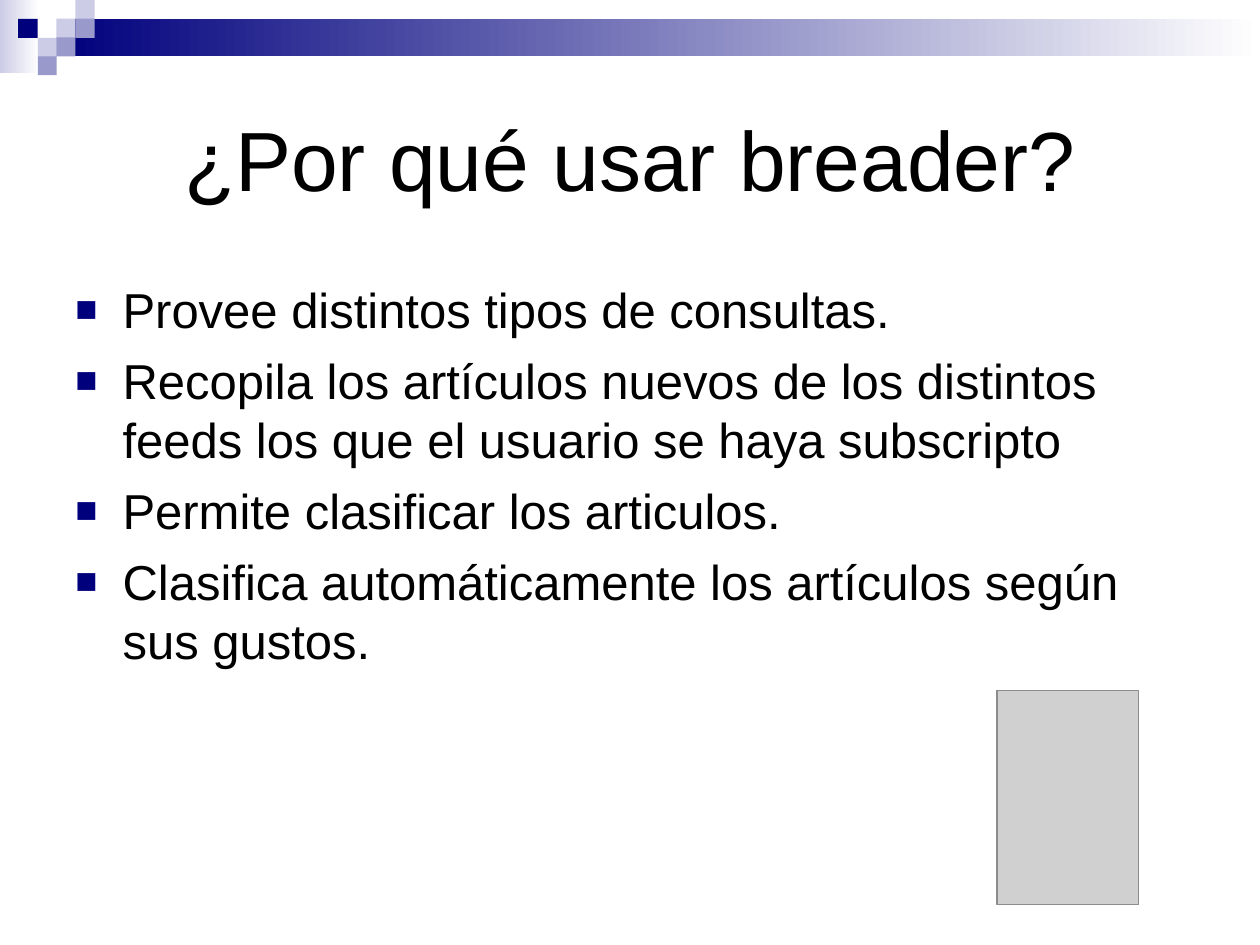
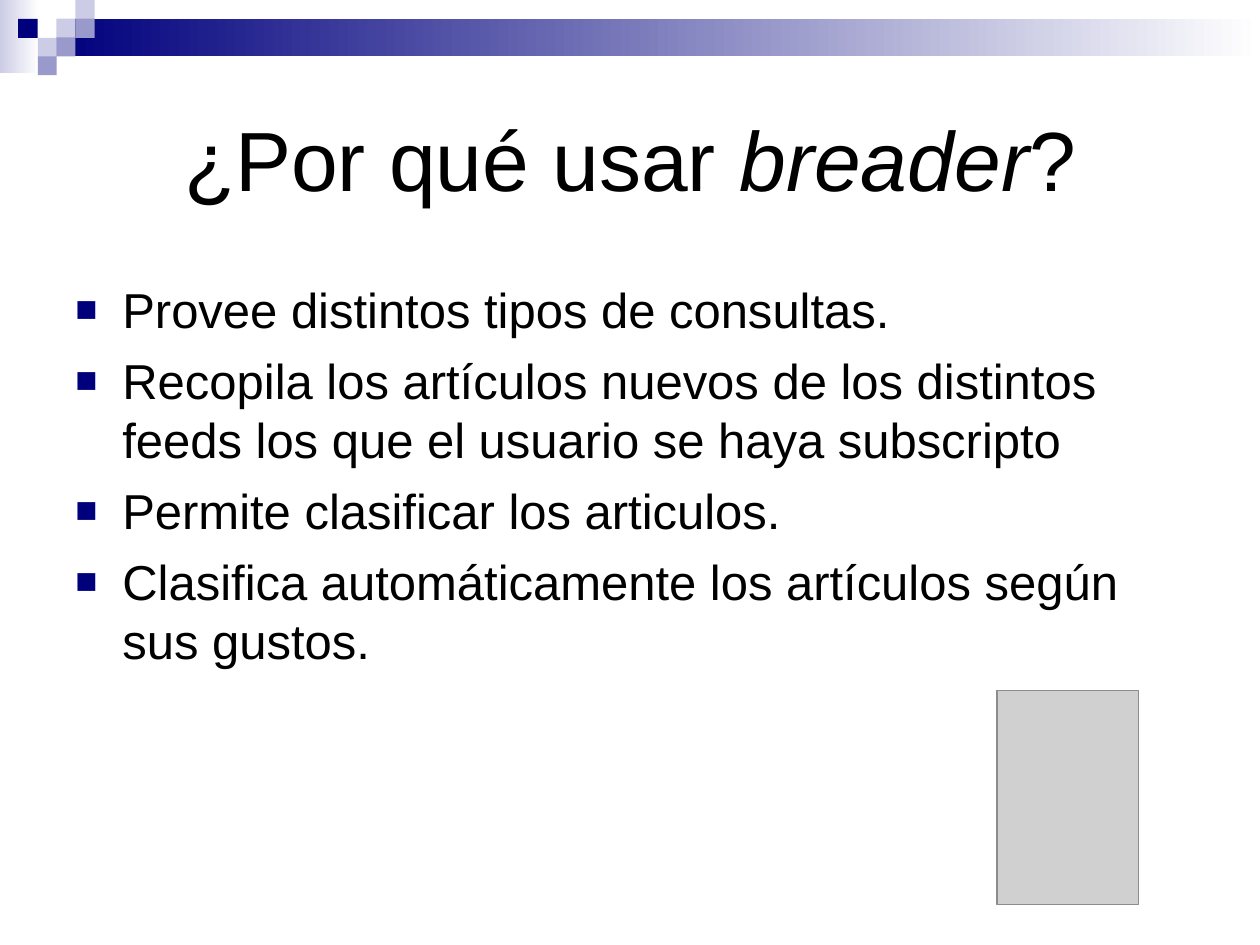
Before and after one commit to pablorusso/breader, a slide deck: slide 3 of disenio/New-Presentation.ppt. Drawn at 1260x945 pixels with LibreOffice and Linux fonts; fonts in the diff are those of the drawing; grey boxes stand for pictures. Boxes give left, top, right and bottom in pixels: in the first picture for what was removed or moved away, otherwise in the second. Text is boxed around its words. In the diff, an @@ line names an element or a change of style, - is before the commit and + after.

```diff
--- a/disenio/New-Presentation.ppt
+++ b/disenio/New-Presentation.ppt
@@ title "¿Por qué usar breader?" at (184, 129, 1076, 206): italic on in "breader?" @@
```
Also in this commit, not shown: 6 other slides changed.
